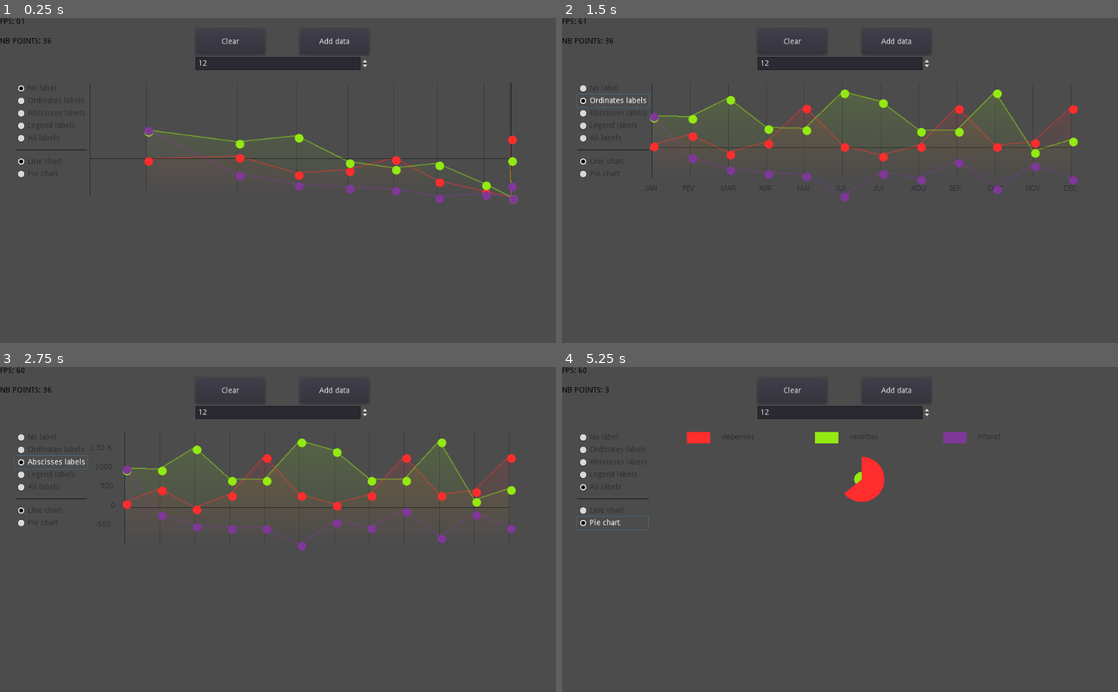
Above: before the commit, frames 1-4 (two rows, left to right).
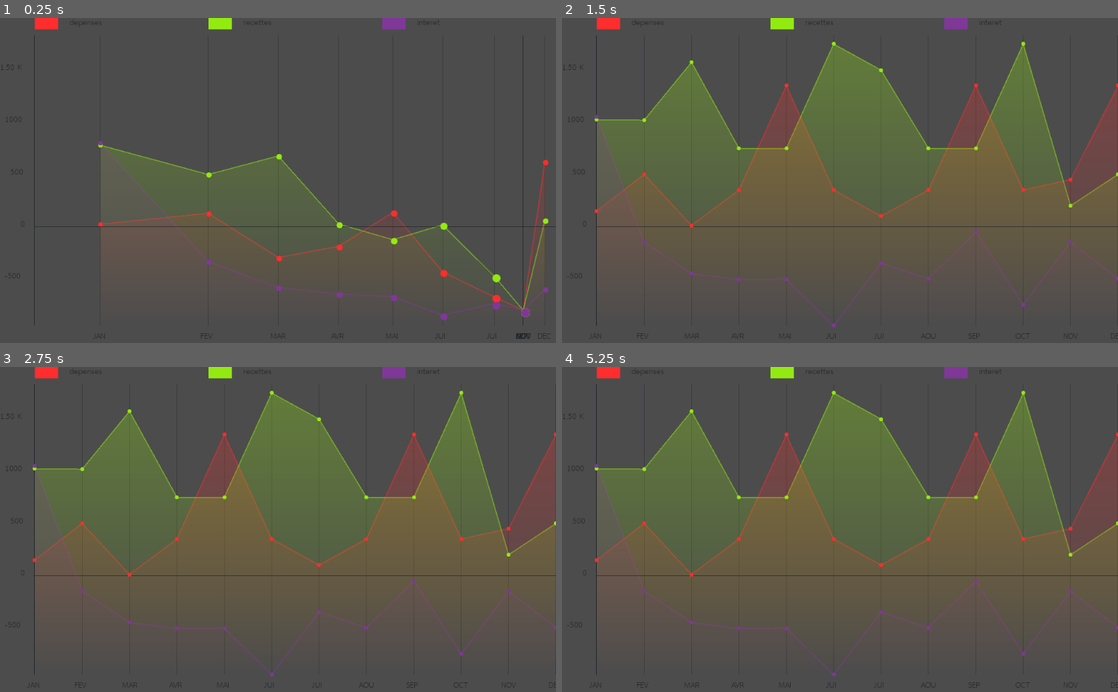
Above: after the commit, the same moments.

Repository: vmjcv/godot_game
Game: Godot game, scene res://scene/chart.tscn
Same seed, same stepped clock (60 frames per second), same inputs: the game is played once before the commit and once after it. The project has no main scene, so this scene is started directly. The engine's default icon, where the game draws it, is replaced by a stand-in: a white triangle on a blue panel in a dark square.
Inputs (mouse positions are in pixels of both pictures, inside the frame that each line leads up to):
- Up to frame 1 (0.25 s): no input
- Up to frame 2 (1.5 s): click (612, 89) at 0.5 s, where only the run before the commit has a clickable "No label"; click (612, 99) at 1.25 s, where only the run before the commit has a clickable "Ordinates labels"
- Up to frame 3 (2.75 s): click (50, 461) at 2 s, where only the run before the commit has a clickable "Abscisses labels"
- Up to frame 4 (5.25 s): click (612, 474) at 2.75 s, where only the run before the commit has a clickable "Legend labels"; click (612, 487) at 3.5 s, where only the run before the commit has a clickable "All labels"; click (612, 510) at 4.25 s, where only the run before the commit has a clickable "Line chart"; click (612, 523) at 5 s, where only the run before the commit has a clickable "Pie chart"

The runs differ from the first frame. In frame 1, 7.4% of the frame differs, in the area x 0-100%, y 0-99%; in frame 2, 31%; in frame 3, 28%; in frame 4, 35%.
Error after the commit: Invalid operands 'Nil' and 'int' in operator '-'. (res://script/chart.gd:192)

Commit message:
add

Diff:
--- a/chart_demo/game/project.godot
+++ b/chart_demo/game/project.godot
@@ -8,9 +8,14 @@
 
 config_version=4
 
-_global_script_classes=[  ]
+_global_script_classes=[ {
+"base": "ReferenceRect",
+"class": "Chart",
+"language": "GDScript",
+"path": "res://script/chart.gd"
+} ]
 _global_script_class_icons={
-
+"Chart": "res://texture/chart_icon.png"
 }
 
 [application]
--- a/chart_demo/game/scene/chart.tscn
+++ b/chart_demo/game/scene/chart.tscn
@@ -1,211 +1,14 @@
-[gd_scene load_steps=7 format=2]
+[gd_scene load_steps=3 format=2]
 
-[ext_resource path="res://script/chart_scene.gd" type="Script" id=1]
+[ext_resource path="res://font/THSarabunNew.tres" type="DynamicFont" id=1]
 [ext_resource path="res://script/chart.gd" type="Script" id=2]
-[ext_resource path="res://icon.png" type="Texture" id=3]
-[ext_resource path="res://font/THSarabunNew.tres" type="DynamicFont" id=4]
-[ext_resource path="res://scene/decorationGroup.tres" type="ButtonGroup" id=5]
-[ext_resource path="res://scene/chartType.tres" type="ButtonGroup" id=6]
 
-[node name="main" type="Control"]
-margin_right = 40.0
-margin_bottom = 40.0
-script = ExtResource( 1 )
+[node name="Chart" type="ReferenceRect"]
+anchor_right = 1.0
+anchor_bottom = 1.0
+script = ExtResource( 2 )
 __meta__ = {
 "_edit_use_anchors_": false
 }
-
-[node name="chart" type="ReferenceRect" parent="."]
-margin_left = 166.0
-margin_top = 120.0
-margin_right = 938.0
-margin_bottom = 327.0
-rect_min_size = Vector2( 256, 128 )
-size_flags_horizontal = 3
-size_flags_vertical = 3
-script = ExtResource( 2 )
-__meta__ = {
-"_edit_use_anchors_": false,
-"_editor_icon": ExtResource( 3 )
-}
-label_font = ExtResource( 4 )
-grid_color = Color( 0.0666667, 0.0901961, 0.109804, 0.694118 )
-chart_background_opacity = 0.15
-
-[node name="group" type="Control" parent="."]
-margin_left = 27.1008
-margin_top = 117.857
-margin_right = 27.1008
-margin_bottom = 117.857
-
-[node name="noLabel" type="CheckBox" parent="group"]
-margin_right = 132.0
-margin_bottom = 23.0
-custom_colors/font_color = Color( 0.172549, 0.192157, 0.215686, 1 )
-custom_colors/font_color_hover = Color( 0.172549, 0.192157, 0.215686, 1 )
-custom_colors/font_color_pressed = Color( 0.172549, 0.192157, 0.215686, 1 )
-pressed = true
-action_mode = 0
-group = ExtResource( 5 )
-text = "No label"
-__meta__ = {
-"_edit_use_anchors_": false
-}
-
-[node name="ordinate" type="CheckBox" parent="group"]
-margin_top = 23.0
-margin_right = 132.0
-margin_bottom = 46.0
-custom_colors/font_color = Color( 0.172549, 0.192157, 0.215686, 1 )
-custom_colors/font_color_hover = Color( 0.172549, 0.192157, 0.215686, 1 )
-custom_colors/font_color_pressed = Color( 0.172549, 0.192157, 0.215686, 1 )
-action_mode = 0
-group = ExtResource( 5 )
-text = "Ordinates labels"
-
-[node name="absciss" type="CheckBox" parent="group"]
-margin_top = 46.0
-margin_right = 132.0
-margin_bottom = 69.0
-custom_colors/font_color = Color( 0.172549, 0.192157, 0.215686, 1 )
-custom_colors/font_color_hover = Color( 0.172549, 0.192157, 0.215686, 1 )
-custom_colors/font_color_pressed = Color( 0.172549, 0.192157, 0.215686, 1 )
-action_mode = 0
-group = ExtResource( 5 )
-text = "Abscisses labels"
-__meta__ = {
-"_edit_use_anchors_": false
-}
-
-[node name="legend" type="CheckBox" parent="group"]
-margin_top = 69.0
-margin_right = 132.0
-margin_bottom = 92.0
-custom_colors/font_color = Color( 0.172549, 0.192157, 0.215686, 1 )
-custom_colors/font_color_hover = Color( 0.172549, 0.192157, 0.215686, 1 )
-custom_colors/font_color_pressed = Color( 0.172549, 0.192157, 0.215686, 1 )
-action_mode = 0
-group = ExtResource( 5 )
-text = "Legend labels"
-
-[node name="all" type="CheckBox" parent="group"]
-margin_top = 92.0
-margin_right = 132.0
-margin_bottom = 115.0
-custom_colors/font_color = Color( 0.172549, 0.192157, 0.215686, 1 )
-custom_colors/font_color_hover = Color( 0.172549, 0.192157, 0.215686, 1 )
-custom_colors/font_color_pressed = Color( 0.172549, 0.192157, 0.215686, 1 )
-action_mode = 0
-group = ExtResource( 5 )
-text = "All labels"
-
-[node name="split" type="ColorRect" parent="."]
-margin_left = 28.0
-margin_top = 243.0
-margin_right = 160.0
-margin_bottom = 244.0
-rect_min_size = Vector2( 132, 1 )
-color = Color( 0, 0, 0, 1 )
-
-[node name="groupType" type="Control" parent="."]
-margin_left = 27.1008
-margin_top = 252.731
-margin_right = 27.1008
-margin_bottom = 252.731
-__meta__ = {
-"_edit_group_": true
-}
-
-[node name="line" type="CheckBox" parent="groupType"]
-margin_right = 132.0
-margin_bottom = 23.0
-custom_colors/font_color = Color( 0.172549, 0.192157, 0.215686, 1 )
-custom_colors/font_color_hover = Color( 0.172549, 0.192157, 0.215686, 1 )
-custom_colors/font_color_pressed = Color( 0.172549, 0.192157, 0.215686, 1 )
-pressed = true
-action_mode = 0
-group = ExtResource( 6 )
-text = "Line chart"
-
-[node name="pie" type="CheckBox" parent="groupType"]
-margin_top = 23.0
-margin_right = 132.0
-margin_bottom = 46.0
-custom_colors/font_color = Color( 0.172549, 0.192157, 0.215686, 1 )
-custom_colors/font_color_hover = Color( 0.172549, 0.192157, 0.215686, 1 )
-custom_colors/font_color_pressed = Color( 0.172549, 0.192157, 0.215686, 1 )
-action_mode = 0
-group = ExtResource( 6 )
-text = "Pie chart"
-
-[node name="container" type="VBoxContainer" parent="."]
-margin_left = 360.0
-margin_top = 20.0
-margin_right = 680.0
-margin_bottom = 96.0
-mouse_filter = 0
-
-[node name="controls" type="HBoxContainer" parent="container"]
-margin_right = 320.0
-margin_bottom = 48.0
-mouse_filter = 0
-custom_constants/separation = 64
-
-[node name="clear" type="Button" parent="container/controls"]
-margin_right = 128.0
-margin_bottom = 48.0
-rect_min_size = Vector2( 128, 48 )
-text = "Clear"
-
-[node name="add_data" type="Button" parent="container/controls"]
-margin_left = 192.0
-margin_right = 320.0
-margin_bottom = 48.0
-rect_min_size = Vector2( 128, 48 )
-text = "Add data"
-
-[node name="maxValues" type="SpinBox" parent="container"]
-margin_top = 52.0
-margin_right = 320.0
-margin_bottom = 76.0
-min_value = 3.0
-max_value = 99999.0
-value = 12.0
-rounded = true
-
-[node name="benchmark" type="VBoxContainer" parent="."]
-margin_right = 40.0
-margin_bottom = 40.0
-mouse_filter = 0
-__meta__ = {
-"_edit_use_anchors_": false
-}
-
-[node name="fps" type="Label" parent="benchmark"]
-margin_right = 128.0
-margin_bottom = 32.0
-rect_min_size = Vector2( 128, 32 )
-mouse_filter = 1
-size_flags_vertical = 0
-custom_colors/font_color = Color( 0, 0, 0, 1 )
-
-[node name="points" type="Label" parent="benchmark"]
-margin_top = 36.0
-margin_right = 128.0
-margin_bottom = 68.0
-rect_min_size = Vector2( 128, 32 )
-mouse_filter = 1
-size_flags_vertical = 0
-custom_colors/font_color = Color( 0, 0, 0, 1 )
-[connection signal="pressed" from="group/noLabel" to="chart" method="set_labels" binds= [ 0 ]]
-[connection signal="pressed" from="group/ordinate" to="chart" method="set_labels" binds= [ 1 ]]
-[connection signal="pressed" from="group/absciss" to="chart" method="set_labels" binds= [ 2 ]]
-[connection signal="pressed" from="group/legend" to="chart" method="set_labels" binds= [ 4 ]]
-[connection signal="pressed" from="group/all" to="chart" method="set_labels" binds= [ 7 ]]
-[connection signal="pressed" from="groupType/line" to="chart" method="set_chart_type" binds= [ 0 ]]
-[connection signal="pressed" from="groupType/line" to="." method="reset" flags=3]
-[connection signal="pressed" from="groupType/pie" to="chart" method="set_chart_type" binds= [ 1 ]]
-[connection signal="pressed" from="groupType/pie" to="." method="reset" flags=3]
-[connection signal="pressed" from="container/controls/clear" to="chart" method="clear_chart"]
-[connection signal="pressed" from="container/controls/add_data" to="." method="reset"]
-[connection signal="value_changed" from="container/maxValues" to="chart" method="set_max_values"]
+label_font = ExtResource( 1 )
+show_label = 7
--- a/chart_demo/game/scene/chartType.tres
+++ /dev/null
@@ -1,4 +0,0 @@
-[gd_resource type="ButtonGroup" format=2]
-
-[resource]
-resource_name = "chartType"
--- a/chart_demo/game/scene/decorationGroup.tres
+++ /dev/null
@@ -1,4 +0,0 @@
-[gd_resource type="ButtonGroup" format=2]
-
-[resource]
-resource_name = "decoration"
--- a/chart_demo/game/script/chart.gd
+++ b/chart_demo/game/script/chart.gd
@@ -1,5 +1,5 @@
-tool
 extends ReferenceRect
+class_name Chart,"res://texture/chart_icon.png"
 
 enum LABELS_TO_SHOW {
 	NO_LABEL = 0,
@@ -25,13 +25,13 @@
 export var line_width = 2.0
 export(float, 1.0, 2.0, 0.1) var hovered_radius_ratio = 1.1
 export(float, 0.0, 1.0, 0.01) var chart_background_opacity = 0.334
-
+export(int,FLAGS,"X_LABEL","Y_LABEL","LEGEND_LABEL") var show_label = LABELS_TO_SHOW.NO_LABEL setget set_labels
+export(float) var animation_duration = 1.0
 var current_data = []
 var min_value = 0.0
 var max_value = 1.0
-var current_animation_duration = 1.0
+
 var current_point_color = {}
-var current_show_label = LABELS_TO_SHOW.NO_LABEL
 var current_mouse_over = null
 
 class PieChartData:
@@ -99,6 +99,11 @@
 
 	set_process_input(chart_type == CHART_TYPE.PIE_CHART)
 	pie_chart_current_data.hovered_radius_ratio = hovered_radius_ratio
+	set_labels(show_label)
+
+	# 测试数据
+	test_chart()
+	test_reset()
 
 func set_chart_type(value):
 	if chart_type != value:
@@ -109,6 +114,8 @@
 
 		update()
 		tween_node.start()
+		# 测试数据,之间添加数据
+		test_reset()
 
 func _input(event):
 	if event is InputEventMouseMotion:
@@ -160,37 +167,25 @@
 	if update_frame:
 		update()
 
-func initialize(show_label, points_color = {}, animation_duration = 1.0):
-	set_labels(show_label)
-	current_animation_duration = animation_duration
-
-	for key in points_color:
-		current_point_color[key] = {
-			dot = points_color[key],
-			line = Color(
-				points_color[key].r,
-				points_color[key].g,
-				points_color[key].b,
-				points_color[key].a * COLOR_LINE_RATIO)
-		}
-
-func set_labels(show_label):
-	current_show_label = show_label
+
+
+func set_labels(_show_label):
+	show_label = _show_label
 
 	# Reset values
 	min_y = 0.0
 	min_x = 0.0
+	max_x = get_size().x
 	max_y = get_size().y
-	max_x = get_size().x
-
-	if current_show_label & LABELS_TO_SHOW.X_LABEL:
+
+	if show_label & LABELS_TO_SHOW.X_LABEL:
 		max_y -= LABEL_SPACE.y
 
-	if current_show_label & LABELS_TO_SHOW.Y_LABEL:
+	if show_label & LABELS_TO_SHOW.Y_LABEL:
 		min_x += LABEL_SPACE.x
 		max_x -= min_x
 
-	if current_show_label & LABELS_TO_SHOW.LEGEND_LABEL:
+	if show_label & LABELS_TO_SHOW.LEGEND_LABEL:
 		min_y += LABEL_SPACE.y
 		max_y -= min_y
 
@@ -351,7 +346,7 @@
 			Vector2(point.x, vertical_line[1].y),
 			interline_color, 1.0)
 
-		if current_show_label & LABELS_TO_SHOW.X_LABEL:
+		if show_label & LABELS_TO_SHOW.X_LABEL:
 			var label = tr(point_data.label).left(3)
 			var string_decal = Vector2(14, -LABEL_SPACE.y + 8.0)
 
@@ -359,7 +354,7 @@
 
 	_draw_chart_background(pointListObject)
 
-	if current_show_label & LABELS_TO_SHOW.Y_LABEL:
+	if show_label & LABELS_TO_SHOW.Y_LABEL:
 		var ordinate_values = compute_ordinate_values(max_value, min_value)
 
 		for ordinate_value in ordinate_values:
@@ -371,7 +366,7 @@
 	draw_line(horizontal_line[0], horizontal_line[1], grid_color, 1.0) # x轴
 
 func _draw_labels():
-	if current_show_label & LABELS_TO_SHOW.LEGEND_LABEL:
+	if show_label & LABELS_TO_SHOW.LEGEND_LABEL:
 		var nb_labels = current_point_color.keys().size()
 		var position = Vector2(min_x, 0.0)
 
@@ -428,7 +423,7 @@
 		sprite.connect('mouse_exited', self, '_on_mouse_out', [key])
 
 		# Appliquer le déplacement
-		animation_move_dot(sprite, end_pos - texture_size * global_scale / 2.0, global_scale, 0.0, current_animation_duration)
+		animation_move_dot(sprite, end_pos - texture_size * global_scale / 2.0, global_scale, 0.0, animation_duration)
 
 		sprites[key] = {
 			sprite = sprite,
@@ -560,8 +555,6 @@
 	var current_pos = node.get_position()
 	var current_scale = node.get_scale()
 	tween_node.interpolate_property(node, 'rect_position', current_pos, end_pos, duration, Tween.TRANS_CIRC, Tween.EASE_OUT, delay)
-	print(end_scale)
-	end_scale = Vector2(1.0,1.0)
 	tween_node.interpolate_property(node, 'rect_scale', current_scale, end_scale, duration, Tween.TRANS_CIRC, Tween.EASE_OUT, delay)
 	tween_node.interpolate_method(self, '_update_draw', 0.0, 1.0, duration, Tween.TRANS_CIRC, Tween.EASE_OUT, delay)
 
@@ -626,3 +619,128 @@
 			result.push_back(value)
 
 	return result
+
+
+func add_color(key_name,key_color):
+	current_point_color[key_name] = {
+		dot = key_color,
+		line = Color(
+			key_color.r,
+			key_color.g,
+			key_color.b,
+			key_color.a * COLOR_LINE_RATIO)
+	}
+
+func test_chart():
+	add_color("depenses",Color(1.0, 0.18, 0.18))
+	add_color("recettes",Color(0.58, 0.92, 0.07))
+	add_color("interet",Color(0.5, 0.22, 0.6))
+
+func test_reset():
+	create_new_point({
+		label = 'JANVIER',
+		values = {
+			depenses = 150,
+			recettes = 1025,
+			interet = 1050,
+		}
+	})
+
+	create_new_point({
+		label = 'FEVRIER',
+		values = {
+			depenses = 500,
+			recettes = 1020,
+			interet = -150
+		}
+	})
+
+	create_new_point({
+		label = 'MARS',
+		values = {
+			depenses = 10,
+			recettes = 1575,
+			interet = -450
+		}
+	})
+
+	create_new_point({
+		label = 'AVRIL',
+		values = {
+			depenses = 350,
+			recettes = 750,
+			interet = -509
+		}
+	})
+
+	create_new_point({
+		label = 'MAI',
+		values = {
+			depenses = 1350,
+			recettes = 750,
+			interet = -505
+		}
+	})
+
+	create_new_point({
+		label = 'JUIN',
+		values = {
+			depenses = 350,
+			recettes = 1750,
+			interet = -950
+		}
+	})
+
+	create_new_point({
+		label = 'JUILLET',
+		values = {
+			depenses = 100,
+			recettes = 1500,
+			interet = -350
+		}
+	})
+
+	create_new_point({
+		label = 'AOUT',
+		values = {
+			depenses = 350,
+			recettes = 750,
+			interet = -500
+		}
+	})
+
+	create_new_point({
+		label = 'SEPTEMBRE',
+		values = {
+			depenses = 1350,
+			recettes = 750,
+			interet = -50
+		}
+	})
+
+	create_new_point({
+		label = 'OCTOBRE',
+		values = {
+			depenses = 350,
+			recettes = 1750,
+			interet = -750
+		}
+	})
+
+	create_new_point({
+		label = 'NOVEMBRE',
+		values = {
+			depenses = 450,
+			recettes = 200,
+			interet = -150
+		}
+	})
+
+	create_new_point({
+		label = 'DECEMBRE',
+		values = {
+			depenses = 1350,
+			recettes = 500,
+			interet = -500
+		}
+	})
--- a/chart_demo/game/script/chart_scene.gd
+++ /dev/null
@@ -1,129 +0,0 @@
-extends Control
-
-onready var chart_node = get_node('chart')
-onready var fps_label = get_node('benchmark/fps')
-onready var points_label = get_node('benchmark/points')
-
-func _ready():
-	chart_node.initialize(chart_node.LABELS_TO_SHOW.NO_LABEL,
-	{
-		depenses = Color(1.0, 0.18, 0.18),
-		recettes = Color(0.58, 0.92, 0.07),
-		interet = Color(0.5, 0.22, 0.6)
-	})
-
-	reset()
-	set_process(true)
-
-func _process(delta):
-	fps_label.set_text('FPS: %02d' % [Engine.get_frames_per_second()])
-	points_label.set_text('NB POINTS: %d' % [chart_node.current_data_size * 3.0])
-
-func reset():
-	chart_node.create_new_point({
-		label = 'JANVIER',
-		values = {
-			depenses = 150,
-			recettes = 1025,
-			interet = 1050,
-		}
-	})
-
-	chart_node.create_new_point({
-		label = 'FEVRIER',
-		values = {
-			depenses = 500,
-			recettes = 1020,
-			interet = -150
-		}
-	})
-
-	chart_node.create_new_point({
-		label = 'MARS',
-		values = {
-			depenses = 10,
-			recettes = 1575,
-			interet = -450
-		}
-	})
-
-	chart_node.create_new_point({
-		label = 'AVRIL',
-		values = {
-			depenses = 350,
-			recettes = 750,
-			interet = -509
-		}
-	})
-
-	chart_node.create_new_point({
-		label = 'MAI',
-		values = {
-			depenses = 1350,
-			recettes = 750,
-			interet = -505
-		}
-	})
-
-	chart_node.create_new_point({
-		label = 'JUIN',
-		values = {
-			depenses = 350,
-			recettes = 1750,
-			interet = -950
-		}
-	})
-
-	chart_node.create_new_point({
-		label = 'JUILLET',
-		values = {
-			depenses = 100,
-			recettes = 1500,
-			interet = -350
-		}
-	})
-
-	chart_node.create_new_point({
-		label = 'AOUT',
-		values = {
-			depenses = 350,
-			recettes = 750,
-			interet = -500
-		}
-	})
-
-	chart_node.create_new_point({
-		label = 'SEPTEMBRE',
-		values = {
-			depenses = 1350,
-			recettes = 750,
-			interet = -50
-		}
-	})
-
-	chart_node.create_new_point({
-		label = 'OCTOBRE',
-		values = {
-			depenses = 350,
-			recettes = 1750,
-			interet = -750
-		}
-	})
-
-	chart_node.create_new_point({
-		label = 'NOVEMBRE',
-		values = {
-			depenses = 450,
-			recettes = 200,
-			interet = -150
-		}
-	})
-
-	chart_node.create_new_point({
-		label = 'DECEMBRE',
-		values = {
-			depenses = 1350,
-			recettes = 500,
-			interet = -500
-		}
-	})
Binary file added: chart_demo/game/texture/chart_icon.png
Not shown, added: chart_demo/game/texture/chart_icon.png.import
